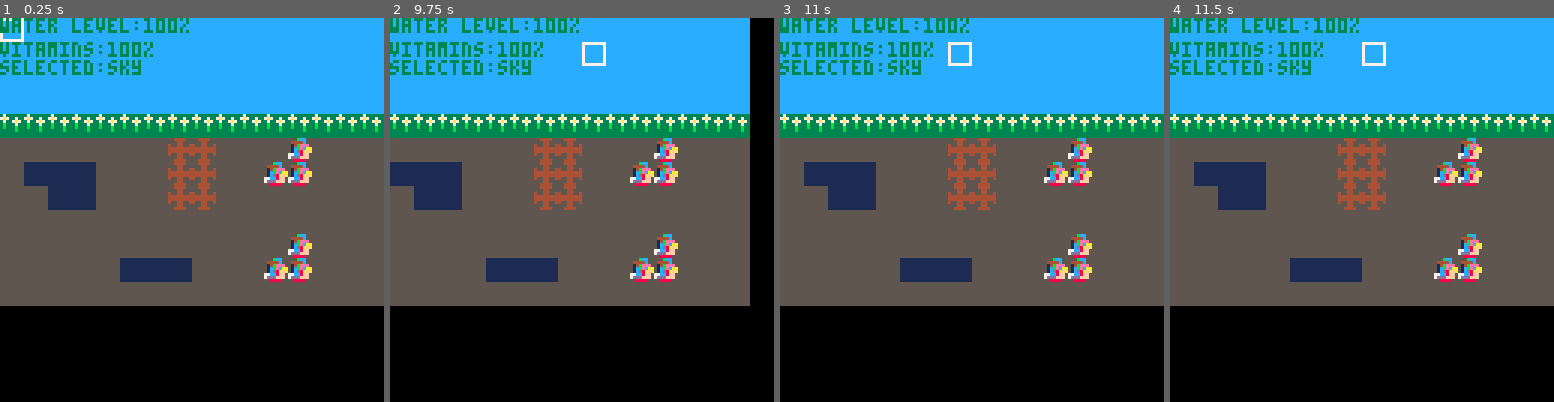
Above: before the commit, frames 1-4 (left to right).
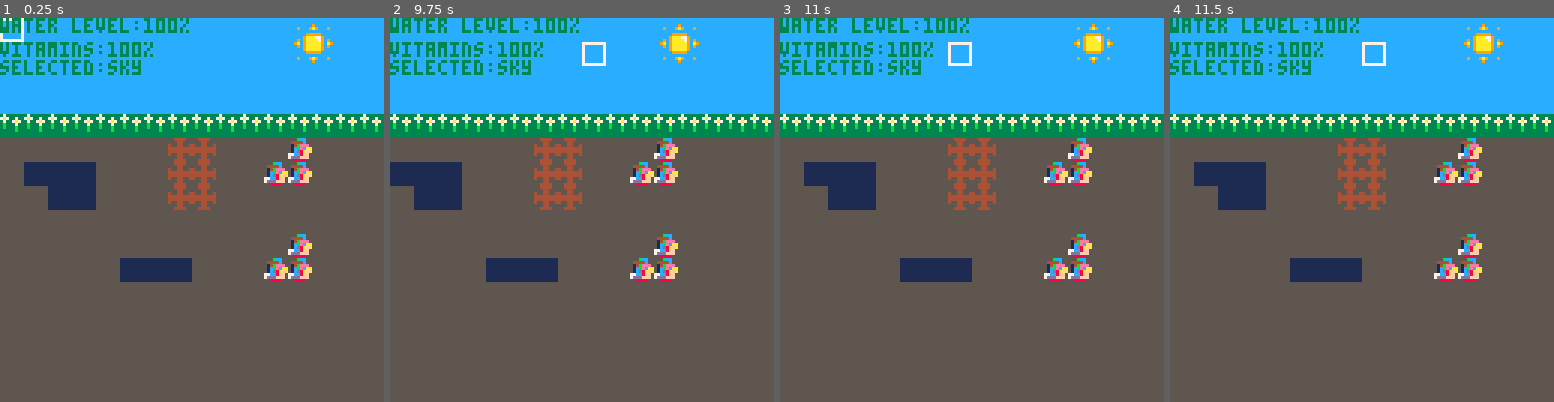
Above: after the commit, the same moments.

Repository: LogerGrunt/PicoRoots
Game: PICO-8 cartridge roots.p8
Two runs of this game, one before a commit and one after it. Both use one fixed random seed, a clock stepped at 60 frames per second and the inputs below.
Inputs:
- Up to frame 1 (0.25 s): no input
- Up to frame 2 (9.75 s): tap O (Z key) at 0.7, 1.7, 2.1, 2.5, 2.9, 3.3, 3.7, 4.1, 4.5, 4.9, 5.3, 5.7, 6.1, 6.5, 6.9, 7.3, 7.7, 8.1, 8.5, 8.9, 9.3, 9.7 s; hold Right 1.6-2.1 s; hold Up 2.15-2.42 s; hold Right 2.47-3.03 s; hold Left 3.08-3.58 s; hold Down 3.63-3.97 s; hold Right 4.02-4.68 s; hold Up 4.73-5.03 s; hold Left 5.08-5.68 s; hold Down 5.73-6.03 s; hold Right 6.08-6.58 s; hold Right 6.63-7.13 s; hold Up 7.18-7.45 s; hold Right 7.5-8.07 s; hold Left 8.12-8.62 s; hold Down 8.67-9 s; hold Right 9.05-9.72 s
- Up to frame 3 (11 s): hold Up 9.77-10.07 s; tap O (Z key) at 10.1, 10.5, 10.9 s; hold Left 10.12-10.72 s; hold Down from 10.77 s (still down)
- Up to frame 4 (11.5 s): release Down at 11.07 s; hold Right from 11.12 s (still down); tap O (Z key) at 11.3 s

The runs differ from the first frame. In frame 1, 25% of the frame differs, in the area x 0-100%, y 1-100%; in frame 2, 30%, in the area x 0-100%, y 0-100%; in frame 3, 25%; in frame 4, 25%.

Commit message:
Update roots.p8
Made a sun sprite (took 4 tiles of my space)

Diff:
--- a/roots.p8
+++ b/roots.p8
@@ -84,7 +84,7 @@
 -->8
 --misc tile code is here
 
-sky_tiles={3}
+sky_tiles={3,80,81,96,97}
 earth_tiles={1}
 water_tiles={4}
 fertile_tiles={17}
@@ -168,16 +168,148 @@
 
 
 
+…(112 lines of a section not shown)…
 __map__
-0303030303030303030303030303030300000000000000000000000000000000000000000000000000000000000000000000000000000000000000000000000000000000000000000000000000000000000000000000000000000000000000000000000000000000000000000000000000000000000000000000000000000000
-0303030303030303030303030303030300000000000000000000000000000000000000000000000000000000000000000000000000000000000000000000000000000000000000000000000000000000000000000000000000000000000000000000000000000000000000000000000000000000000000000000000000000000
-0303030303030303030303030303030300000000000000000000000000000000000000000000000000000000000000000000000000000000000000000000000000000000000000000000000000000000000000000000000000000000000000000000000000000000000000000000000000000000000000000000000000000000
-0303030303030303030303030303030300000000000000000000000000000000000000000000000000000000000000000000000000000000000000000000000000000000000000000000000000000000000000000000000000000000000000000000000000000000000000000000000000000000000000000000000000000000
-0202020202020202020202020202020200000000000000000000000000000000000000000000000000000000000000000000000000000000000000000000000000000000000000000000000000000000000000000000000000000000000000000000000000000000000000000000000000000000000000000000000000000000
-0101010101010107070101011101010100000000000000000000000000000000000000000000000000000000000000000000000000000000000000000000000000000000000000000000000000000000000000000000000000000000000000000000000000000000000000000000000000000000000000000000000000000000
-0104040401010107070101111101010100000000000000000000000000000000000000000000000000000000000000000000000000000000000000000000000000000000000000000000000000000000000000000000000000000000000000000000000000000000000000000000000000000000000000000000000000000000
-0101040401010107070101010101010100000000000000000000000000000000000000000000000000000000000000000000000000000000000000000000000000000000000000000000000000000000000000000000000000000000000000000000000000000000000000000000000000000000000000000000000000000000
-0101010101010101010101010101010100000000000000000000000000000000000000000000000000000000000000000000000000000000000000000000000000000000000000000000000000000000000000000000000000000000000000000000000000000000000000000000000000000000000000000000000000000000
-0101010101010101010101011101010100000000000000000000000000000000000000000000000000000000000000000000000000000000000000000000000000000000000000000000000000000000000000000000000000000000000000000000000000000000000000000000000000000000000000000000000000000000
-0101010101040404010101111101010100000000000000000000000000000000000000000000000000000000000000000000000000000000000000000000000000000000000000000000000000000000000000000000000000000000000000000000000000000000000000000000000000000000000000000000000000000000
-0101010101010101010101010101010100000000000000000000000000000000000000000000000000000000000000000000000000000000000000000000000000000000000000000000000000000000000000000000000000000000000000000000000000000000000000000000000000000000000000000000000000000000
+0303030303030303030303035051030303030303030303030303030303030303030303030303030303030303030303030303030303030303030303030303030303030303030303030303030303030303030303030303030303030303030303030303030303030303030303030303030303030303030303030303030303030303
+0303030303030303030303036061030303030303030303030303030303030303030303030303030303030303030303030303030303030303030303030303030303030303030303030303030303030303030303030303030303030303030303030303030303030303030303030303030303030303030303030303030303030303
+0303030303030303030303030303030303030303030303030303030303030303030303030303030303030303030303030303030303030303030303030303030303030303030303030303030303030303030303030303030303030303030303030303030303030303030303030303030303030303030303030303030303030303
+0303030303030303030303030303030303030303030303030303030303030303030303030303030303030303030303030303030303030303030303030303030303030303030303030303030303030303030303030303030303030303030303030303030303030303030303030303030303030303030303030303030303030303
+0202020202020202020202020202020202020202020202020202020202020202020202020202020202020202020202020202020202020202020202020202020202020202020202020202020202020202020202020202020202020202020202020202020202020202020202020202020202020202020202020202020202020202
+0101010101010107070101011101010101010101010101010101010101010101010101010101010101010101010101010101010101010101010101010101010101010101010101010101010101010101010101010101010101010101010101010101010101010101010101010101010101010101010101010101010101010101
+0104040401010107070101111101010101010101010101010101010101010101010101010101010101010101010101010101010101010101010101010101010101010101010101010101010101010101010101010101010101010101010101010101010101010101010101010101010101010101010101010101010101010101
+0101040401010107070101010101010101010101010101010101010101010101010101010101010101010101010101010101010101010101010101010101010101010101010101010101010101010101010101010101010101010101010101010101010101010101010101010101010101010101010101010101010101010101
+0101010101010101010101010101010101010101010101010101010101010101010101010101010101010101010101010101010101010101010101010101010101010101010101010101010101010101010101010101010101010101010101010101010101010101010101010101010101010101010101010101010101010101
+0101010101010101010101011101010101010101010101010101010101010101010101010101010101010101010101010101010101010101010101010101010101010101010101010101010101010101010101010101010101010101010101010101010101010101010101010101010101010101010101010101010101010101
+0101010101040404010101111101010101010101010101010101010101010101010101010101010101010101010101010101010101010101010101010101010101010101010101010101010101010101010101010101010101010101010101010101010101010101010101010101010101010101010101010101010101010101
+0101010101010101010101010101010101010101010101010101010101010101010101010101010101010101010101010101010101010101010101010101010101010101010101010101010101010101010101010101010101010101010101010101010101010101010101010101010101010101010101010101010101010101
+0101010101010101010101010101010101010101010101010101010101010101010101010101010101010101010101010101010101010101010101010101010101010101010101010101010101010101010101010101010101010101010101010101010101010101010101010101010101010101010101010101010101010101
+0101010101010101010101010101010101010101010101010101010101010101010101010101010101010101010101010101010101010101010101010101010101010101010101010101010101010101010101010101010101010101010101010101010101010101010101010101010101010101010101010101010101010101
+0101010101010101010101010101010101010101010101010101010101010101010101010101010101010101010101010101010101010101010101010101010101010101010101010101010101010101010101010101010101010101010101010101010101010101010101010101010101010101010101010101010101010101
+0101010101010101010101010101010101010101010101010101010101010101010101010101010101010101010101010101010101010101010101010101010101010101010101010101010101010101010101010101010101010101010101010101010101010101010101010101010101010101010101010101010101010101
+0101010101010101010101010101010101010101010101010101010101010101010101010101010101010101010101010101010101010101010101010101010101010101010101010101010101010101010101010101010101010101010101010101010101010101010101010101010101010101010101010101010101010101
+0101010101010101010101010101010101010101010101010101010101010101010101010101010101010101010101010101010101010101010101010101010101010101010101010101010101010101010101010101010101010101010101010101010101010101010101010101010101010101010101010101010101010101
+0101010101010101010101010101010101010101010101010101010101010101010101010101010101010101010101010101010101010101010101010101010101010101010101010101010101010101010101010101010101010101010101010101010101010101010101010101010101010101010101010101010101010101
+0101010101010101010101010101010101010101010101010101010101010101010101010101010101010101010101010101010101010101010101010101010101010101010101010101010101010101010101010101010101010101010101010101010101010101010101010101010101010101010101010101010101010101
+0101010101010101010101010101010101010101010101010101010101010101010101010101010101010101010101010101010101010101010101010101010101010101010101010101010101010101010101010101010101010101010101010101010101010101010101010101010101010101010101010101010101010101
+0101010101010101010101010101010101010101010101010101010101010101010101010101010101010101010101010101010101010101010101010101010101010101010101010101010101010101010101010101010101010101010101010101010101010101010101010101010101010101010101010101010101010101
+0101010101010101010101010101010101010101010101010101010101010101010101010101010101010101010101010101010101010101010101010101010101010101010101010101010101010101010101010101010101010101010101010101010101010101010101010101010101010101010101010101010101010101
+0101010101010101010101010101010101010101010101010101010101010101010101010101010101010101010101010101010101010101010101010101010101010101010101010101010101010101010101010101010101010101010101010101010101010101010101010101010101010101010101010101010101010101
+0101010101010101010101010101010101010101010101010101010101010101010101010101010101010101010101010101010101010101010101010101010101010101010101010101010101010101010101010101010101010101010101010101010101010101010101010101010101010101010101010101010101010101
+0101010101010101010101010101010101010101010101010101010101010101010101010101010101010101010101010101010101010101010101010101010101010101010101010101010101010101010101010101010101010101010101010101010101010101010101010101010101010101010101010101010101010101
+0101010101010101010101010101010101010101010101010101010101010101010101010101010101010101010101010101010101010101010101010101010101010101010101010101010101010101010101010101010101010101010101010101010101010101010101010101010101010101010101010101010101010101
+0101010101010101010101010101010101010101010101010101010101010101010101010101010101010101010101010101010101010101010101010101010101010101010101010101010101010101010101010101010101010101010101010101010101010101010101010101010101010101010101010101010101010101
+0101010101010101010101010101010101010101010101010101010101010101010101010101010101010101010101010101010101010101010101010101010101010101010101010101010101010101010101010101010101010101010101010101010101010101010101010101010101010101010101010101010101010101
+0101010101010101010101010101010101010101010101010101010101010101010101010101010101010101010101010101010101010101010101010101010101010101010101010101010101010101010101010101010101010101010101010101010101010101010101010101010101010101010101010101010101010101
+0101010101010101010101010101010101010101010101010101010101010101010101010101010101010101010101010101010101010101010101010101010101010101010101010101010101010101010101010101010101010101010101010101010101010101010101010101010101010101010101010101010101010101
+0101010101010101010101010101010101010101010101010101010101010101010101010101010101010101010101010101010101010101010101010101010101010101010101010101010101010101010101010101010101010101010101010101010101010101010101010101010101010101010101010101010101010101
Not shown, changed: 112 lines of the sprite sheet (__gfx__) section of roots.p8
